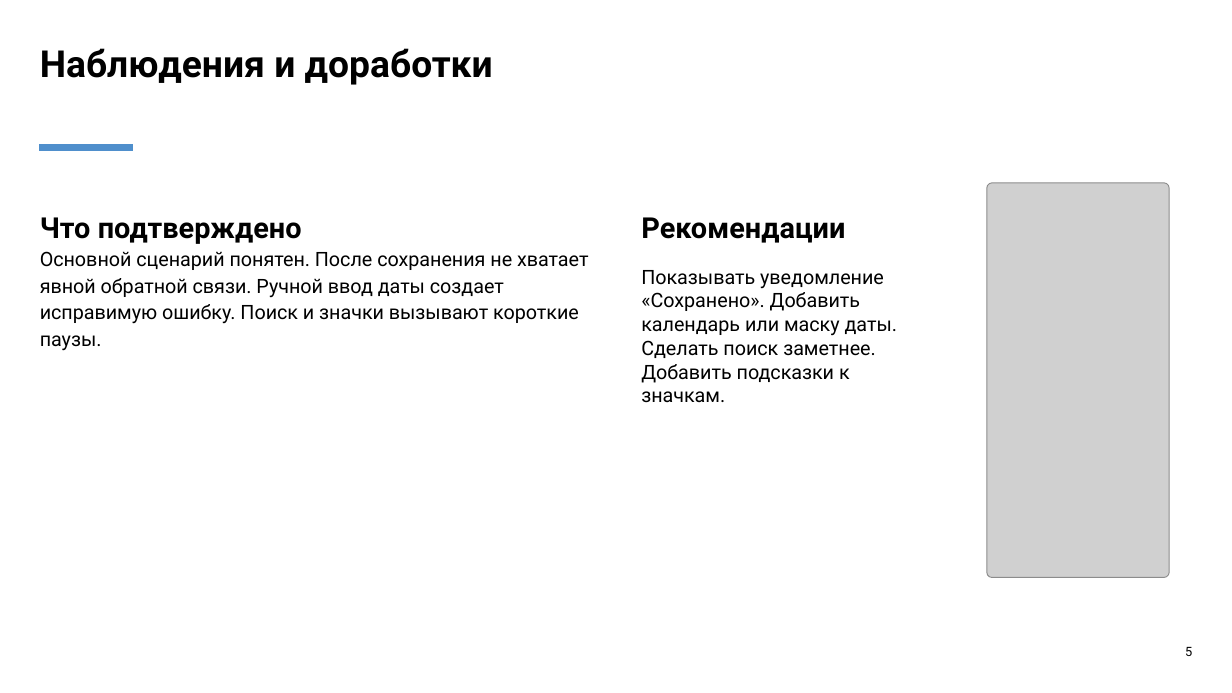
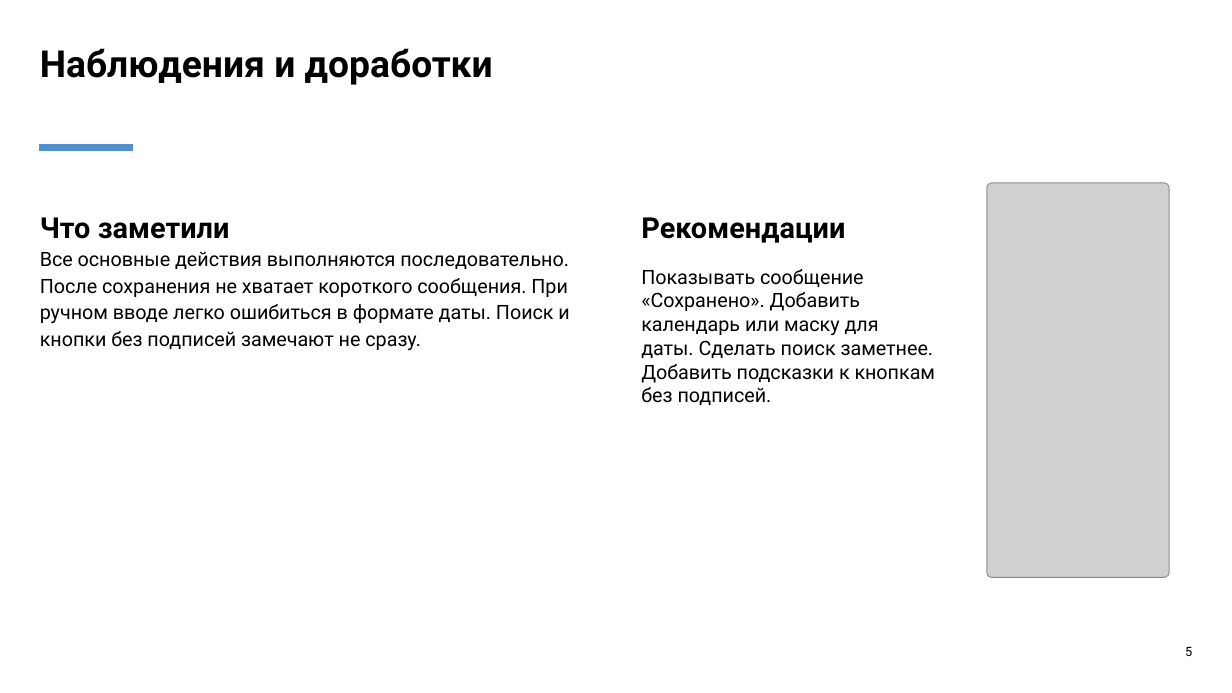
Before and after one commit to lattelix/druzhba-notes-practice, a slide deck: slide 5 of materials/ПП1_Презентация_кейс_5_Дружба_Notes.pptx. Drawn at 1232x693 pixels with LibreOffice and Linux fonts; fonts in the diff are those of the drawing; grey boxes stand for pictures. Boxes give left, top, right and bottom in pixels: in the first picture for what was removed or moved away, otherwise in the second. Text is boxed around its words. In the diff, an @@ line names an element or a change of style, - is before the commit and + after.

```diff
--- a/materials/ПП1_Презентация_кейс_5_Дружба_Notes.pptx
+++ b/materials/ПП1_Презентация_кейс_5_Дружба_Notes.pptx
@@ text at bbox=[40, 217, 569, 351]: text changed @@
-Что подтверждено
-Основной сценарий понятен. После сохранения не хватает явной обратной связи. Ручной ввод даты создает исправимую ошибку. Поиск и значки вызывают короткие паузы.
+Что заметили
+Все основные действия выполняются последовательно. После сохранения не хватает короткого сообщения. При ручном вводе легко ошибиться в формате даты. Поиск и кнопки без подписей замечают не сразу.
@@ text at bbox=[641, 269, 936, 405]: text changed @@
-Показывать уведомление «Сохранено». Добавить календарь или маску даты. Сделать поиск заметнее. Добавить подсказки к значкам.
+Показывать сообщение «Сохранено». Добавить календарь или маску для даты. Сделать поиск заметнее. Добавить подсказки к кнопкам без подписей.
```
Also in this commit, not shown: 4 other slides changed, 2 other files.
